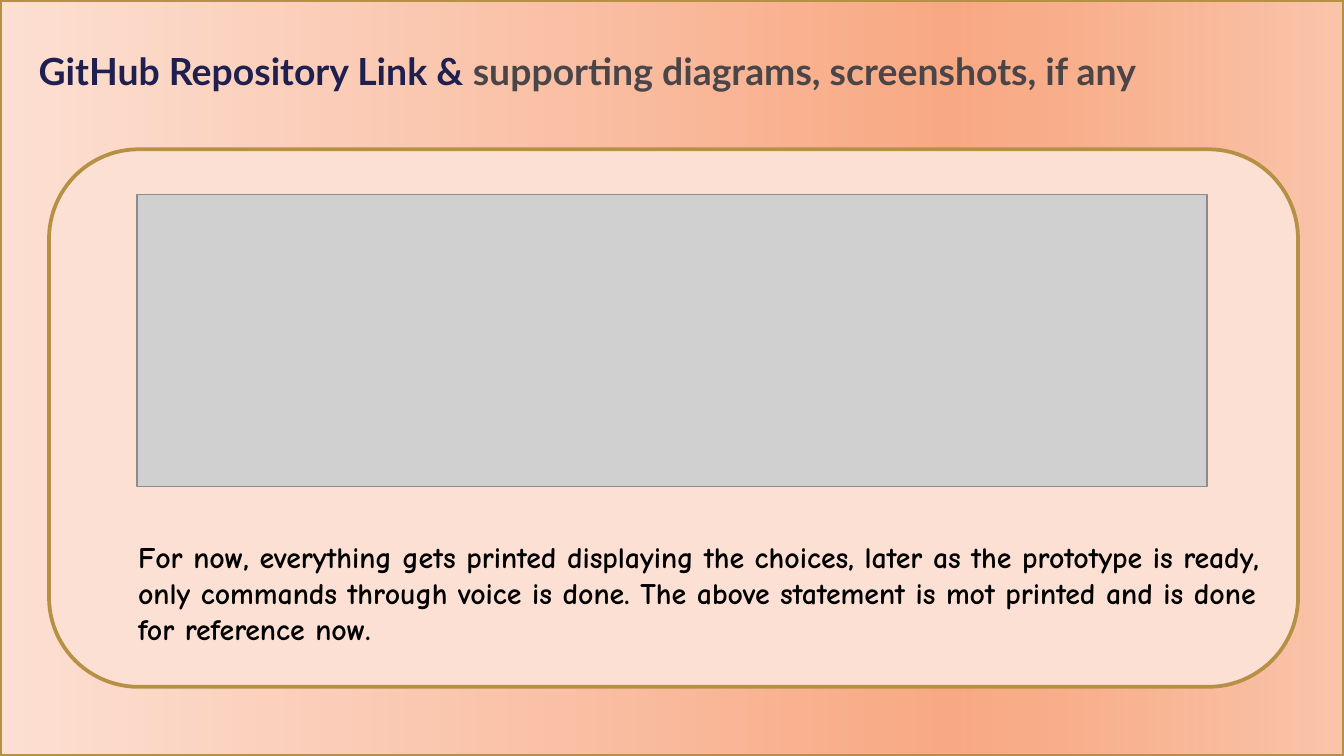
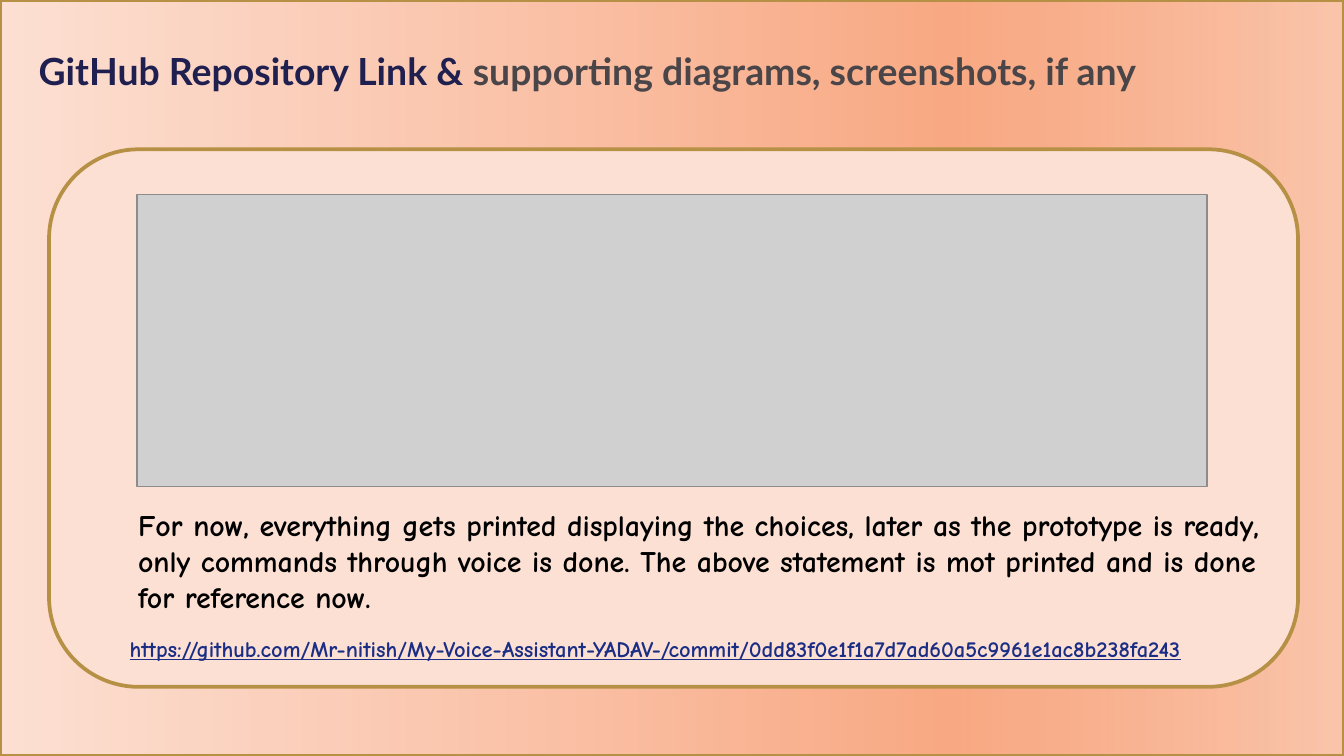
Before and after one commit to Jeyasundar/BOB-Presentation-Techgig-Hackathon, a slide deck: slide 8 of BOB_Sample_PPt_Template_(1) (1).pptx. Drawn at 1344x756 pixels with LibreOffice and Linux fonts; fonts in the diff are those of the drawing; grey boxes stand for pictures; background and template pictures are left out. Boxes give left, top, right and bottom in pixels: in the first picture for what was removed or moved away, otherwise in the second. Text is boxed around its words. In the diff, an @@ line names an element or a change of style, - is before the commit and + after.

```diff
--- a/BOB_Sample_PPt_Template_(1) (1).pptx
+++ b/BOB_Sample_PPt_Template_(1) (1).pptx
@@ text "For now, everything gets printed ..." moved from (x1=138, y1=548, x2=1259, y2=641) to (x1=138, y1=516, x2=1259, y2=609) @@
@@ text added at (x1=130, y1=641, x2=1181, y2=661), 12 pt, text #1B2E85, bold, underline @@
+https://github.com/Mr-nitish/My-Voice-Assistant-YADAV-/commit/0dd83f0e1f1a7d7ad60a5c9961e1ac8b238fa243
```
Also in this commit, not shown: 2 other slides changed.
